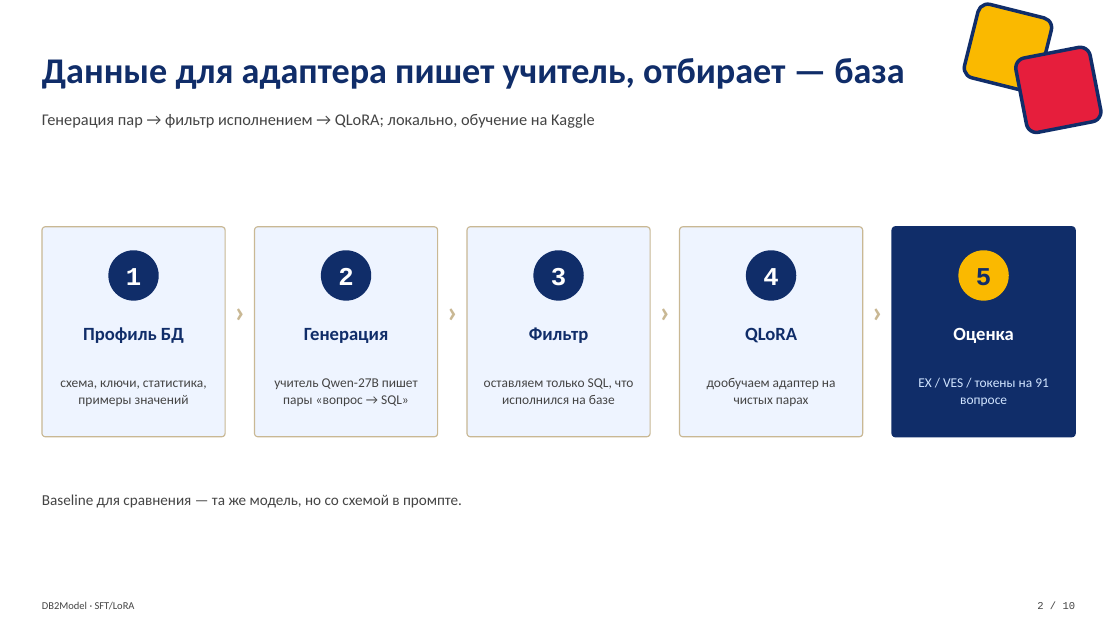
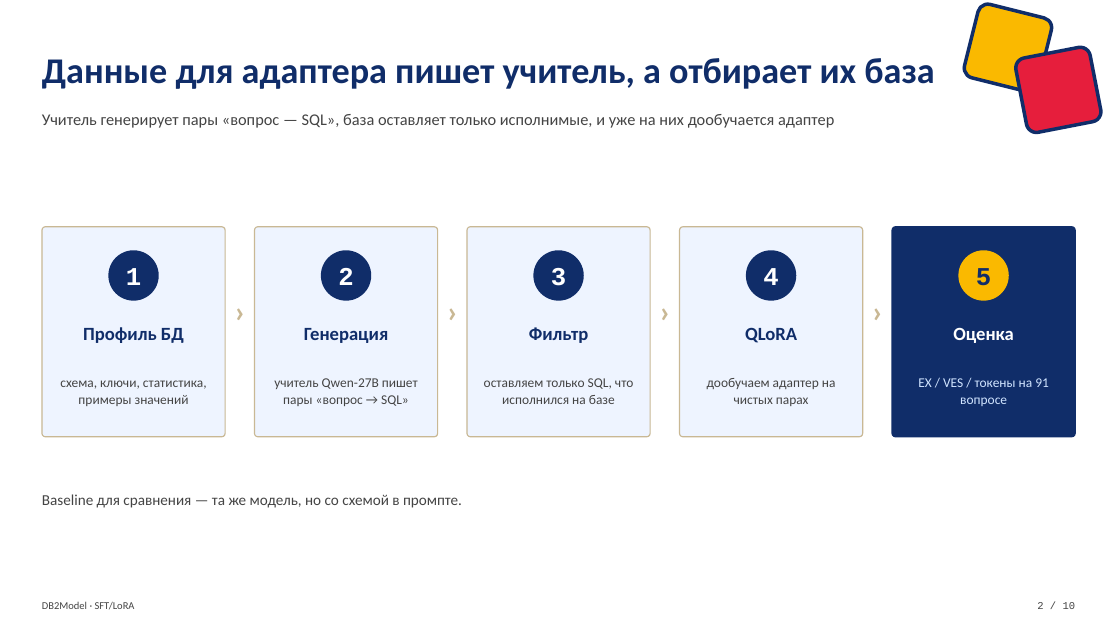
Before and after one commit to VladimirPozdeev06/db2model_lora, a slide deck: slide 2 of db2model/DB2Model_SFT_LoRA_defense.pptx. Drawn at 1120x630 pixels with LibreOffice and Linux fonts; fonts in the diff are those of the drawing. Boxes give left, top, right and bottom in pixels: in the first picture for what was removed or moved away, otherwise in the second. Text is boxed around its words. In the diff, an @@ line names an element or a change of style, - is before the commit and + after.

```diff
--- a/db2model/DB2Model_SFT_LoRA_defense.pptx
+++ b/db2model/DB2Model_SFT_LoRA_defense.pptx
@@ text at box(42, 58, 934, 89): text changed @@
-Данные для адаптера пишет учитель, отбирает — база
+Данные для адаптера пишет учитель, а отбирает их база
@@ text at box(42, 114, 834, 128): text changed @@
-Генерация пар → фильтр исполнением → QLoRA; локально, обучение на Kaggle
+Учитель генерирует пары «вопрос — SQL», база оставляет только исполнимые, и уже на них дообучается адаптер
```
Also in this commit, not shown: 3 other slides changed, 1 other file.
